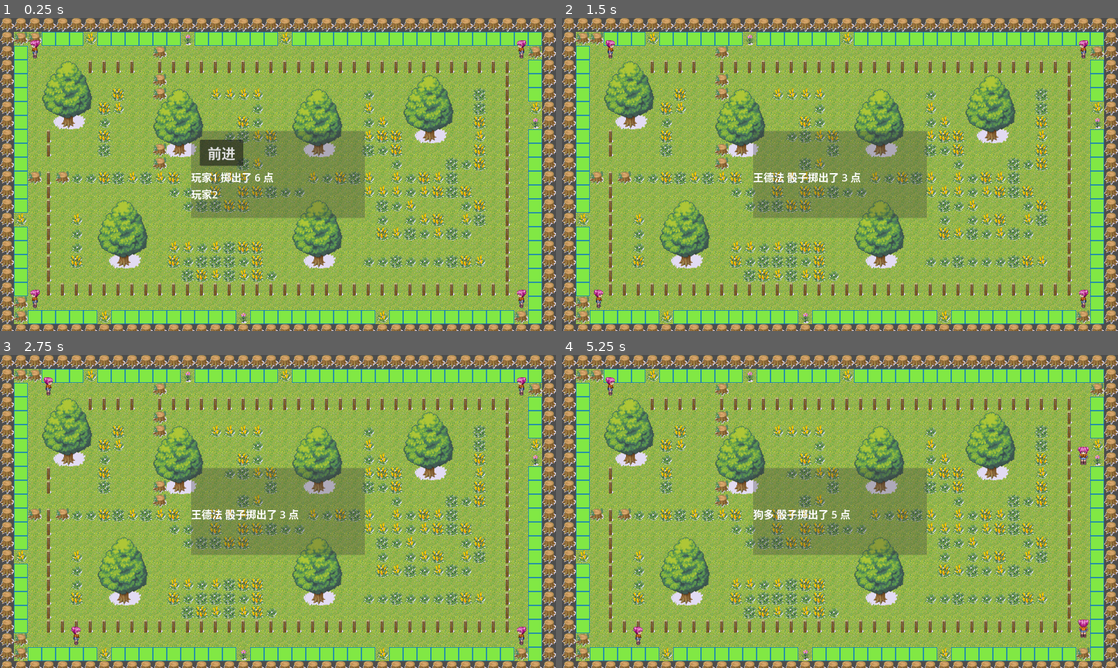
Above: before the commit, frames 1-4 (two rows, left to right).
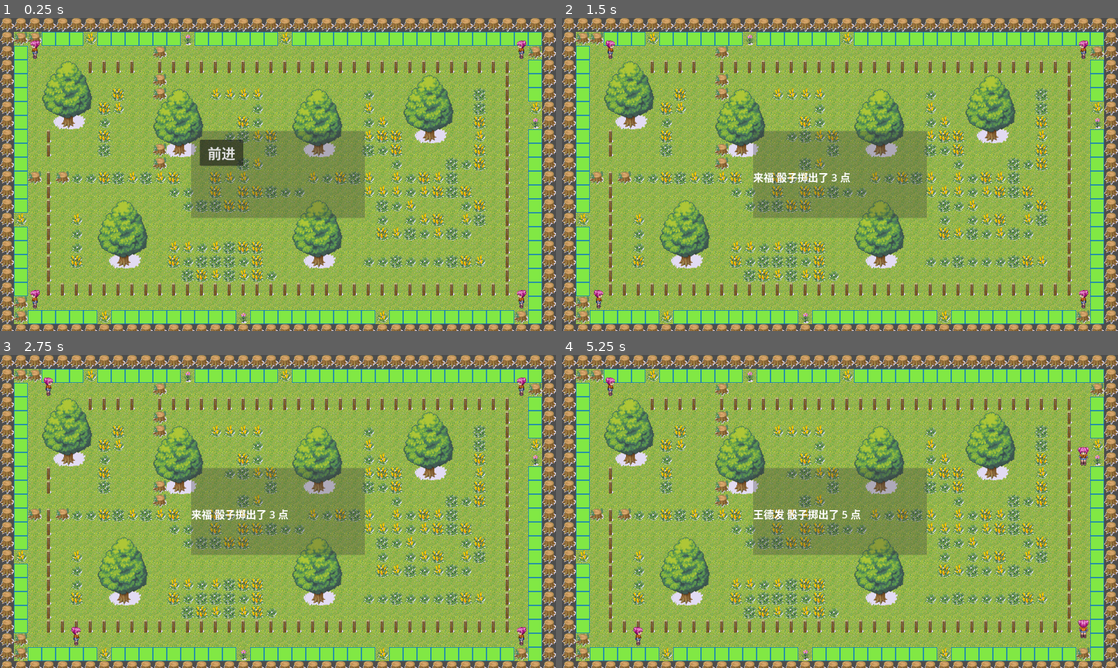
Above: after the commit, the same moments.

Repository: GCCH2023/Dice-By-Godot
Game: Godot game, scene res://场景/Main.tscn
Two runs of this game, one before a commit and one after it. Both use one fixed random seed, a clock stepped at 60 frames per second and the inputs below.
Inputs:
- Up to frame 1 (0.25 s): no input
- Up to frame 2 (1.5 s): click "前进" at 0.5 s; tap Enter at 1.25 s
- Up to frame 3 (2.75 s): tap Space at 2 s
- Up to frame 4 (5.25 s): tap Enter at 2.75, 4.25 s; tap Space at 3.5, 5 s

The runs differ from the first frame. In frame 1, 0.5% of the frame differs, in the area x 5-95%, y 7-93%; in frame 2, 0.5%; in frame 3, 0.5%; in frame 4, 0.6%, in the area x 7-95%, y 7-93%.

Commit message:
实现了角色按骰子数前进格子的功能

Diff:
--- a/icon.svg
+++ /dev/null
@@ -1 +0,0 @@
-<svg height="128" width="128" xmlns="http://www.w3.org/2000/svg"><rect x="2" y="2" width="124" height="124" rx="14" fill="#363d52" stroke="#212532" stroke-width="4"/><g transform="scale(.101) translate(122 122)"><g fill="#fff"><path d="M105 673v33q407 354 814 0v-33z"/><path fill="#478cbf" d="m105 673 152 14q12 1 15 14l4 67 132 10 8-61q2-11 15-15h162q13 4 15 15l8 61 132-10 4-67q3-13 15-14l152-14V427q30-39 56-81-35-59-83-108-43 20-82 47-40-37-88-64 7-51 8-102-59-28-123-42-26 43-46 89-49-7-98 0-20-46-46-89-64 14-123 42 1 51 8 102-48 27-88 64-39-27-82-47-48 49-83 108 26 42 56 81zm0 33v39c0 276 813 276 813 0v-39l-134 12-5 69q-2 10-14 13l-162 11q-12 0-16-11l-10-65H447l-10 65q-4 11-16 11l-162-11q-12-3-14-13l-5-69z"/><path d="M483 600c3 34 55 34 58 0v-86c-3-34-55-34-58 0z"/><circle cx="725" cy="526" r="90"/><circle cx="299" cy="526" r="90"/></g><g fill="#414042"><circle cx="307" cy="532" r="60"/><circle cx="717" cy="532" r="60"/></g></g></svg>
--- a/project.godot
+++ b/project.godot
@@ -13,7 +13,6 @@
 config/name="Dice"
 run/main_scene="res://场景/Main.tscn"
 config/features=PackedStringArray("4.1", "Forward Plus")
-config/icon="res://icon.svg"
 
 [display]
 
--- a/场景/HUD.tscn
+++ /dev/null
@@ -1,52 +0,0 @@
-[gd_scene load_steps=2 format=3 uid="uid://nkplp1x2605c"]
-
-[ext_resource type="FontFile" uid="uid://uc7loq4h604s" path="res://fonts/Xolonium-Regular.ttf" id="1_pffsn"]
-
-[node name="HUD" type="CanvasLayer"]
-
-[node name="ScoreLabel" type="Label" parent="."]
-anchors_preset = 5
-anchor_left = 0.5
-anchor_right = 0.5
-offset_left = -67.5
-offset_right = 67.5
-offset_bottom = 81.0
-grow_horizontal = 2
-theme_override_fonts/font = ExtResource("1_pffsn")
-theme_override_font_sizes/font_size = 64
-text = "100"
-
-[node name="Message" type="Label" parent="."]
-anchors_preset = 8
-anchor_left = 0.5
-anchor_top = 0.5
-anchor_right = 0.5
-anchor_bottom = 0.5
-offset_left = -640.0
-offset_top = -40.5
-offset_right = 640.0
-offset_bottom = 40.5
-grow_horizontal = 2
-grow_vertical = 2
-theme_override_fonts/font = ExtResource("1_pffsn")
-theme_override_font_sizes/font_size = 64
-text = "Hello World!"
-horizontal_alignment = 1
-
-[node name="StartButton" type="Button" parent="."]
-anchors_preset = 7
-anchor_left = 0.5
-anchor_top = 1.0
-anchor_right = 0.5
-anchor_bottom = 1.0
-offset_left = -108.0
-offset_top = -208.0
-offset_right = 92.0
-offset_bottom = -108.0
-grow_horizontal = 2
-grow_vertical = 0
-size_flags_horizontal = 4
-theme_override_font_sizes/font_size = 64
-text = "开始"
-
-[node name="MessageTimer" type="Timer" parent="."]
--- a/场景/Main.tscn
+++ b/场景/Main.tscn
@@ -1,7 +1,7 @@
 [gd_scene load_steps=5 format=3 uid="uid://dtrambinifw0q"]
 
 [ext_resource type="Script" path="res://脚本/Main.gd" id="1_sb2qo"]
-[ext_resource type="PackedScene" uid="uid://sqd755ldubih" path="res://场景/tile_map.tscn" id="1_ui0cf"]
+[ext_resource type="PackedScene" uid="uid://sqd755ldubih" path="res://场景/Tilemap.tscn" id="1_ui0cf"]
 
 [sub_resource type="Animation" id="Animation_4lk67"]
 resource_name = "显示面板"
@@ -50,8 +50,6 @@
 grow_horizontal = 2
 grow_vertical = 0
 theme_override_font_sizes/font_size = 24
-text = "玩家1 掷出了 6 点
-玩家2"
 
 [connection signal="move_end" from="TileMap" to="." method="on_role_move_end"]
 [connection signal="pressed" from="CanvasLayer/ColorRect/Button" to="." method="on_forward_pressed"]
--- a/场景/Role.tscn
+++ b/场景/Role.tscn
@@ -3,9 +3,10 @@
 [ext_resource type="SpriteFrames" uid="uid://q66jb7e8rew8" path="res://资源/Role.tres" id="1_wyavt"]
 
 [node name="Role" type="CharacterBody2D"]
+platform_floor_layers = 4294901760
 
 [node name="Animation" type="AnimatedSprite2D" parent="."]
 sprite_frames = ExtResource("1_wyavt")
 animation = &"向左"
 centered = false
-offset = Vector2(-16, -48)
+offset = Vector2(-16, -32)
--- a/场景/TestTileMap.tscn
+++ /dev/null
@@ -1,10 +0,0 @@
-[gd_scene load_steps=3 format=3 uid="uid://duiiv0r36pshu"]
-
-[ext_resource type="Script" path="res://脚本/tile_map.gd" id="1_t7xtu"]
-[ext_resource type="TileSet" uid="uid://dxqnu1c3hpe1f" path="res://资源/TileSet.tres" id="1_xwd6c"]
-
-[node name="TileMap" type="TileMap"]
-tile_set = ExtResource("1_xwd6c")
-format = 2
-layer_0/tile_data = PackedInt32Array(0, 0, 0, 65536, 0, 0, 1, 0, 0, 65537, 0, 0, 2, 0, 0, 65538, 0, 0)
-script = ExtResource("1_t7xtu")
--- a/场景/tile_map.tscn
+++ b/场景/Tilemap.tscn
@@ -1,7 +1,7 @@
 [gd_scene load_steps=5 format=3 uid="uid://sqd755ldubih"]
 
 [ext_resource type="TileSet" uid="uid://dxqnu1c3hpe1f" path="res://资源/TileSet.tres" id="1_huj11"]
-[ext_resource type="Script" path="res://脚本/tile_map.gd" id="2_c825r"]
+[ext_resource type="Script" path="res://脚本/TileMap.gd" id="2_m5j3o"]
 [ext_resource type="PackedScene" uid="uid://b1gb2gosbwgja" path="res://场景/Role.tscn" id="3_e1xg6"]
 [ext_resource type="Script" path="res://脚本/Role.gd" id="4_cfssw"]
 
@@ -17,25 +17,25 @@
 layer_1/y_sort_origin = 0
 layer_1/z_index = 0
 layer_1/tile_data = PackedInt32Array(65542, 393216, 0, 65556, 393216, 0, 393254, 393216, 0, 1376283, 393216, 0, 1376263 …(8684 unchanged characters)…
-script = ExtResource("2_c825r")
+script = ExtResource("2_m5j3o")
 
 [node name="Role" parent="." instance=ExtResource("3_e1xg6")]
-position = Vector2(80, 95)
+position = Vector2(80, 80)
 script = ExtResource("4_cfssw")
-RoleName = "狗蛋"
-IsPlayer = true
+"名称" = "狗多"
+"是否玩家" = true
 
 [node name="Role2" parent="." instance=ExtResource("3_e1xg6")]
-position = Vector2(80, 669)
+position = Vector2(80, 654)
 script = ExtResource("4_cfssw")
-RoleName = "王德法"
+"名称" = "来福"
 
 [node name="Role3" parent="." instance=ExtResource("3_e1xg6")]
-position = Vector2(1200, 95)
+position = Vector2(1200, 80)
 script = ExtResource("4_cfssw")
-RoleName = "旺财"
+"名称" = "旺财"
 
 [node name="Role4" parent="." instance=ExtResource("3_e1xg6")]
-position = Vector2(1200, 669)
+position = Vector2(1200, 654)
 script = ExtResource("4_cfssw")
-RoleName = "狗多"
+"名称" = "王德发"
--- a/场景/node_2d.tscn
+++ /dev/null
@@ -1,9 +0,0 @@
-[gd_scene load_steps=3 format=3 uid="uid://bencaopyrigwb"]
-
-[ext_resource type="Script" path="res://脚本/Node2D.gd" id="1_7h1x4"]
-[ext_resource type="PackedScene" uid="uid://b1gb2gosbwgja" path="res://场景/Role.tscn" id="2_kojp6"]
-
-[node name="Node2D" type="Node2D"]
-script = ExtResource("1_7h1x4")
-
-[node name="Role" parent="." instance=ExtResource("2_kojp6")]
--- a/场景/tile_map.gdshader
+++ /dev/null
@@ -1,5 +0,0 @@
-shader_type canvas_item;
-
-void fragment() {
-	// Place fragment code here.
-}
--- a/脚本/Main.gd
+++ b/脚本/Main.gd
@@ -94,8 +94,11 @@
 func move_role(role : Node2D, step : int):
 	var role_pos = $TileMap.get_role_position(role)
 	var direction = $TileMap.get_role_direction(role)
-	print("角色 ", role.RoleName, " 位置 : ", role_pos, " 朝向 : ", direction)
+	print("角色 ", role.名称, " 位置 : ", role_pos, " 朝向 : ", direction)
 
+#	role_pos = Vector2i(3, 10)
+#	direction = Vector2.LEFT
+#	step = 3
 	var last_vec = Vector2i.ZERO
 	var count = 0
 	for i in range(0, step):
@@ -122,11 +125,11 @@
 # 开始指定玩家的回合
 func role_turn(role : Node2D):
 	current = role
-	if role.IsPlayer:
-		print("\n开始玩家 ", role.RoleName, " 的回合")
+	if role.是否玩家:
+		print("\n开始玩家 ", role.名称, " 的回合")
 		show_player_panel()
 	else:
-		print("\n开始电脑 ", role.RoleName, " 的回合")
+		print("\n开始电脑 ", role.名称, " 的回合")
 		dice_and_move()
 
 # 切换到下一个玩家
@@ -136,7 +139,7 @@
 func dice_and_move():
 	var n = randi_range(1, 6)
 	print("骰子掷出了", n, "点")
-	$CanvasLayer/ColorRect/Label.text = "%s 骰子掷出了 %d 点" % [current.RoleName, n]
+	$CanvasLayer/ColorRect/Label.text = "%s 骰子掷出了 %d 点" % [current.名称, n]
 	# 生成移动路线
 	move_role(current, n)
 
--- a/脚本/Node2D.gd
+++ /dev/null
@@ -1,31 +0,0 @@
-extends Node2D
-
-# 定义一个二维数组作为关卡地图
-var levelMap = [
-	[1, 1, 1, 1, 1],
-	[1, 0, 0, 0, 1],
-	[1, 0, 2, 0, 1],
-	[1, 0, 3, 0, 1],
-	[1, 1, 1, 1, 1]
-]
-
-# 生成关卡的函数
-func generateLevel():
-	for y in range(levelMap.size()):
-		for x in range(levelMap[y].size()):
-			var tileType = levelMap[y][x]
-			if tileType == 1:
-				# 绘制墙壁矩形
-				draw_rect(Rect2(x * 32, y * 32, 32, 32), Color.GREEN)
-			elif tileType == 2:
-				# 绘制玩家矩形
-				draw_rect(Rect2(x * 32, y * 32, 32, 32), Color.RED)
-			elif tileType == 3:
-				# 绘制箱子矩形
-				draw_rect(Rect2(x * 32, y * 32, 32, 32), Color.BLUE)
-
-func _draw():
-	self.generateLevel()
-
-func _process(delta):
-	queue_redraw()
--- a/脚本/Role.gd
+++ b/脚本/Role.gd
@@ -1,8 +1,9 @@
 extends CharacterBody2D
 
-@export var SPEED : int = 100
-@export var RoleName : String
-@export var IsPlayer : bool = false
+@export var 移动速度 : int = 100
+@export var 名称 : String
+@export var 是否玩家 : bool = false
+@export var 资金 : int = 10000
 
 signal move_end(role : Node2D)
 
@@ -26,7 +27,7 @@
 	is_moving = true
 	target = position + Vector2(-CELL * cell, 0)
 	$Animation.play("向左")
-	direction = Vector2i.DOWN
+	direction = Vector2i.LEFT
 
 func move_right(cell = 1):
 	is_moving = true
@@ -99,6 +100,6 @@
 				is_end_moving = true
 				move_finished()	# 移动结束
 		else:
-			position = position.move_toward(target, delta * SPEED)	# 修改位置
+			position = position.move_toward(target, delta * 移动速度)	# 修改位置
 	elif !queue.is_empty():
 		move()
--- a/脚本/tile_map.gd
+++ b/脚本/TileMap.gd
@@ -19,10 +19,10 @@
 		children[i].next = children[(i + 1) % children.size()]
 		children[i].prev = children[(i + children.size() -1) % children.size()]
 		children[i].move_end.connect(on_role_move_end)
-	print($Role.next.RoleName)
+	print($Role.next.名称)
 
 func on_role_move_end(role : Node2D):
-	print("角色 ", role.RoleName, " 回合结束")
+	print("角色 ", role.名称, " 回合结束")
 	await get_tree().create_timer(0.5).timeout
 	emit_signal("move_end")
 
--- a/资源/Role.tres
+++ b/资源/Role.tres
@@ -1,6 +1,6 @@
 [gd_resource type="SpriteFrames" load_steps=18 format=3 uid="uid://q66jb7e8rew8"]
 
-[ext_resource type="Texture2D" uid="uid://c5ujllaj1qcrq" path="res://图片/024-Gunner02.png" id="1_cbvjl"]
+[ext_resource type="Texture2D" uid="uid://c5ujllaj1qcrq" path="res://图片/girl.png" id="1_cbvjl"]
 
 [sub_resource type="AtlasTexture" id="AtlasTexture_aift2"]
 atlas = ExtResource("1_cbvjl")
--- a/资源/TileSet.tres
+++ b/资源/TileSet.tres
@@ -1,10 +1,9 @@
-[gd_resource type="TileSet" load_steps=5 format=3 uid="uid://dxqnu1c3hpe1f"]
+[gd_resource type="TileSet" load_steps=3 format=3 uid="uid://dxqnu1c3hpe1f"]
 
-[ext_resource type="Texture2D" uid="uid://6wqo8xyru7bt" path="res://图片/modified_image.png" id="1_cds0s"]
-[ext_resource type="Texture2D" uid="uid://bxppl8jge0h82" path="res://图片/009-G2_Water01.png" id="2_br2rk"]
+[ext_resource type="Texture2D" uid="uid://6wqo8xyru7bt" path="res://图片/scene.png" id="1_o8ph4"]
 
 [sub_resource type="TileSetAtlasSource" id="TileSetAtlasSource_q6wa6"]
-texture = ExtResource("1_cds0s")
+texture = ExtResource("1_o8ph4")
 texture_region_size = Vector2i(32, 32)
 0:0/0 = 0
 0:0/0/physics_layer_0/linear_velocity = Vector2(0, 0)
@@ -443,28 +442,6 @@
 7:17/0/physics_layer_0/linear_velocity = Vector2(0, 0)
 7:17/0/physics_layer_0/angular_velocity = 0.0
 
-[sub_resource type="TileSetAtlasSource" id="TileSetAtlasSource_c47nj"]
-texture = ExtResource("2_br2rk")
-texture_region_size = Vector2i(32, 32)
-0:1/0 = 0
-0:1/0/physics_layer_0/linear_velocity = Vector2(0, 0)
-0:1/0/physics_layer_0/angular_velocity = 0.0
-0:2/animation_columns = 4
-0:2/animation_frame_0/duration = 1.0
-0:2/animation_frame_1/duration = 1.0
-0:2/animation_frame_2/duration = 1.0
-0:2/animation_frame_3/duration = 1.0
-0:2/0 = 0
-0:2/0/physics_layer_0/linear_velocity = Vector2(0, 0)
-0:2/0/physics_layer_0/angular_velocity = 0.0
-0:0/animation_columns = 2
-0:0/0 = 0
-0:0/0/physics_layer_0/linear_velocity = Vector2(0, 0)
-0:0/0/physics_layer_0/angular_velocity = 0.0
-0:3/0 = 0
-0:3/0/physics_layer_0/linear_velocity = Vector2(0, 0)
-0:3/0/physics_layer_0/angular_velocity = 0.0
-
 [resource]
 tile_size = Vector2i(32, 32)
 physics_layer_0/collision_layer = 1
@@ -472,4 +449,3 @@
 terrain_set_0/terrain_0/name = "Terrain 0"
 terrain_set_0/terrain_0/color = Color(0.5, 0.34375, 0.25, 1)
 sources/0 = SubResource("TileSetAtlasSource_q6wa6")
-sources/1 = SubResource("TileSetAtlasSource_c47nj")
Not shown, removed: art/House In a Forest Loop.ogg.import
Binary file removed: art/enemyFlyingAlt_1.png
Not shown, removed: art/enemyFlyingAlt_1.png.import
Binary file removed: art/enemyFlyingAlt_2.png
Not shown, removed: art/enemyFlyingAlt_2.png.import
Binary file removed: art/enemySwimming_1.png
Not shown, removed: art/enemySwimming_1.png.import
Binary file removed: art/enemySwimming_2.png
Not shown, removed: art/enemySwimming_2.png.import
Binary file removed: art/enemyWalking_1.png
Not shown, removed: art/enemyWalking_1.png.import
Binary file removed: art/enemyWalking_2.png
(and 28 more such lines)
